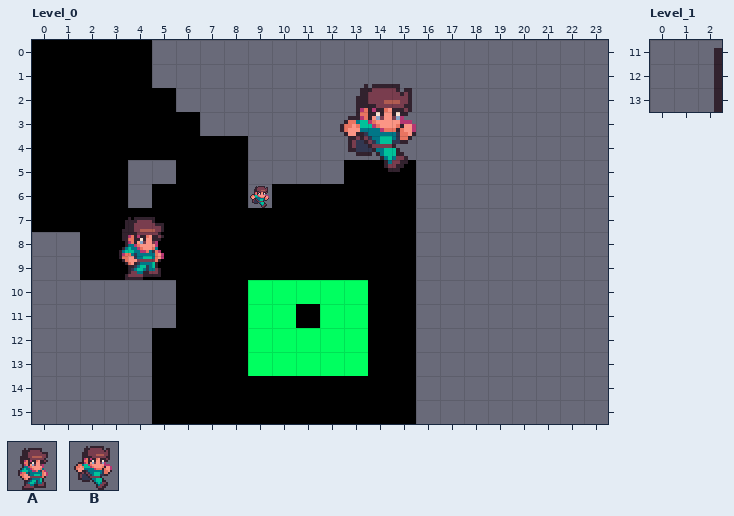
Two states of a LDtk project, assets/LDtk/world1.ldtk. Above: the version before the commit.
Cells are 16x16 px. Shown: Level_0 x 0..23, y 0..15; Level_1 x 0..2, y 11..13.
Key: from "Gabe_idle_run2": A 0, B 6.
Objects are placed by their top-left corner, in cells (3,4 is the top-left corner of cell 3,4); size is 1x1 cell unless given.
Layers that did not change in this view are not listed.
Objects on layer "Entities" before, Level_0:
A "EntityPlayer" at 3,7 size 3x3
B "EntitySign" at 12.5,1.5 size 4x4
B "EntitySign" at 9,6
And afterwards:
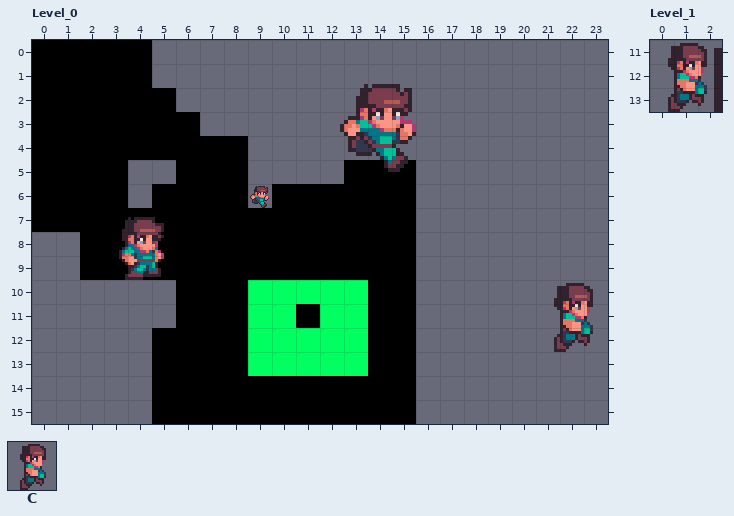
Further tiles: from "Gabe_idle_run2": C 2.
Commit message: Door - from Point within level
The edit:
{"where": "layer \"Entities\", Level_0"}
{"now": "C \"EntityDoor\" at 21,10 size 3x3"}
{"where": "layer \"Entities\", Level_1"}
{"now": "C \"EntityDoor\" at 0,11 size 3x3"}
{"label":"added","picture_box":[554,283,593,352]}
{"label":"added","picture_box":[668,43,707,112]}
